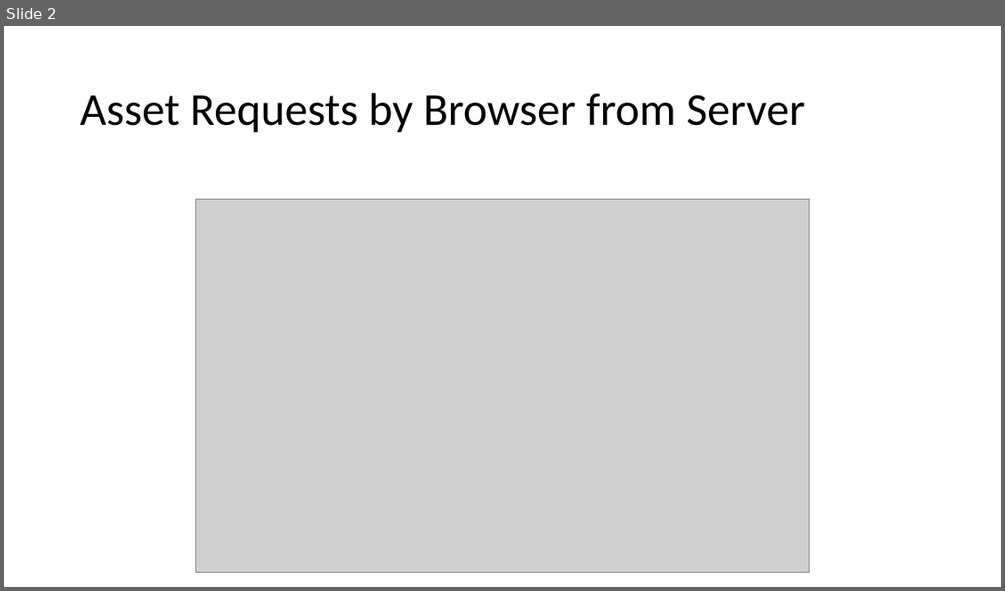
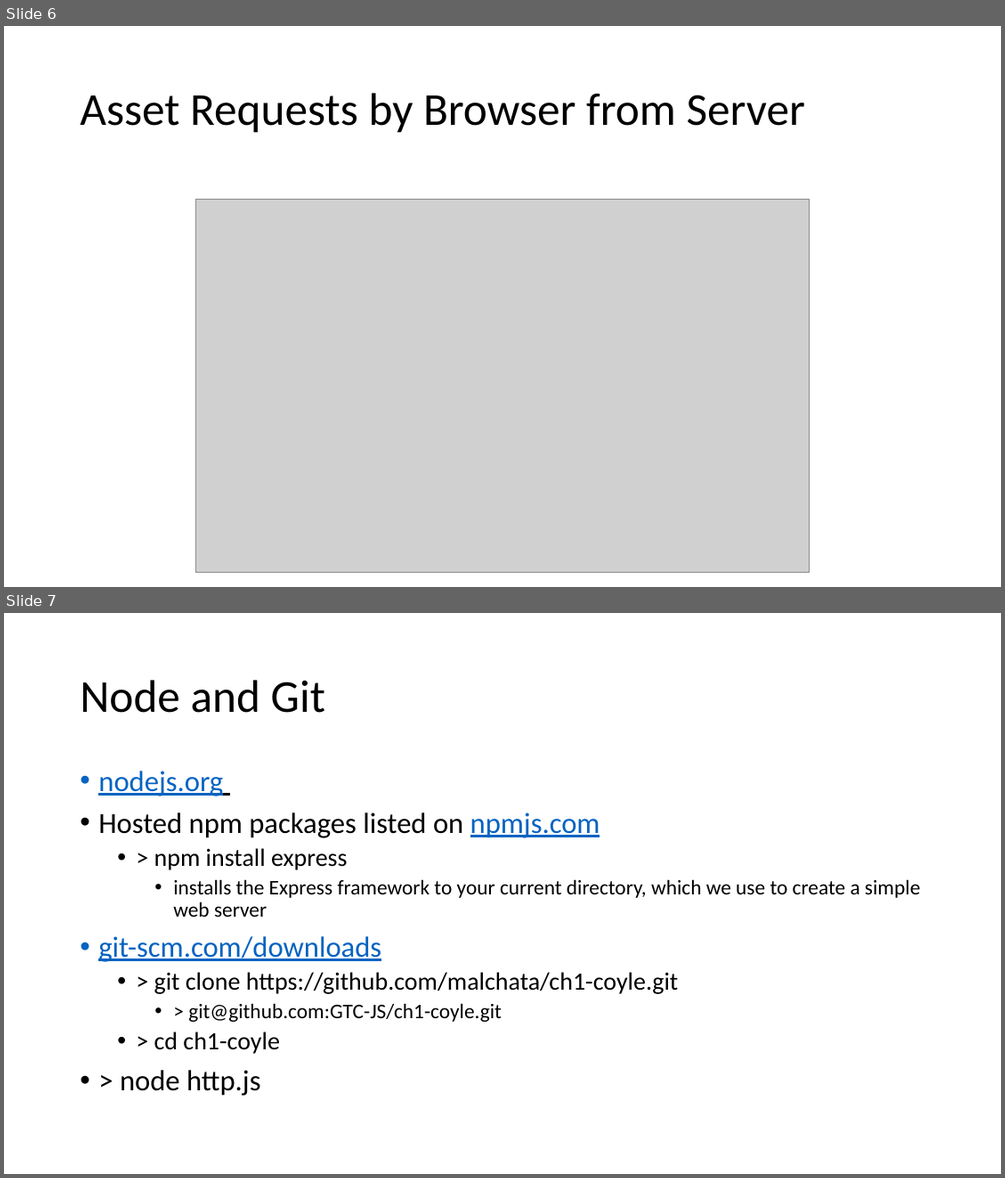
Before and after one commit to GTC-JS/ExtraPresentations, a slide deck: Web Optimization.pptx. Shown one above the other, each under a label of ours: slide 2 before the commit, slides 6 and 7 after it. The pictures are 1005x591 and 1005x1178 pixels, drawn with LibreOffice and Linux fonts; fonts in the diff are those of the drawing; grey boxes stand for pictures. Boxes give left, top, right and bottom in pixels: in the first picture for what was removed or moved away, otherwise in the second. Text is boxed around its words. In the diff, an @@ line names an element or a change of style, - is before the commit and + after.

Commit message:
oct 8

```diff
--- a/Web Optimization.pptx
+++ b/Web Optimization.pptx
@@ slide 7 added at <box>4,613,1001,1174</box>, background #FFFFFF @@
@@ title added at <box>80,680,325,713</box>, 44 pt, text #000000 @@
+Node and Git
@@ text added at <box>98,771,920,1095</box>, 20 pt, text #000000 @@
+• nodejs.org
+• Hosted npm packages listed on npmjs.com
+  • > npm install express
+    • installs the Express framework to your current directory, which we use to create a simple web server
+• git-scm.com/downloads
+  • > git clone https://github.com/malchata/ch1-coyle.git
+    • > git@github.com:GTC-JS/ch1-coyle.git
+  • > cd ch1-coyle
+• > node http.js
@@ what was slide 2 is now slide 6 @@
```
Also in this commit, not shown: 17 other slides added.
